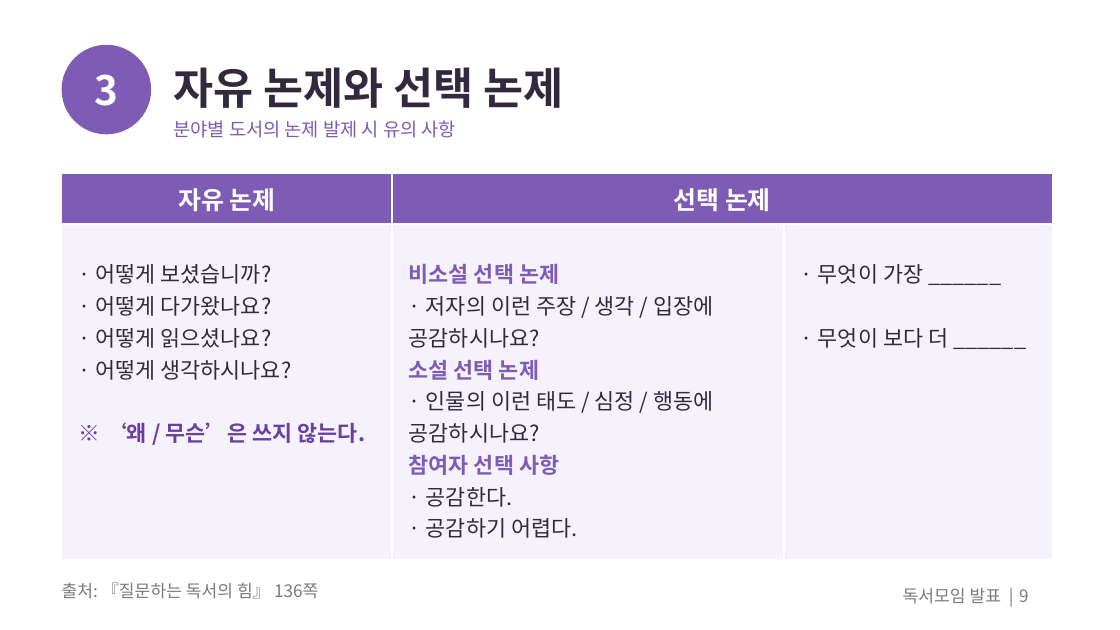
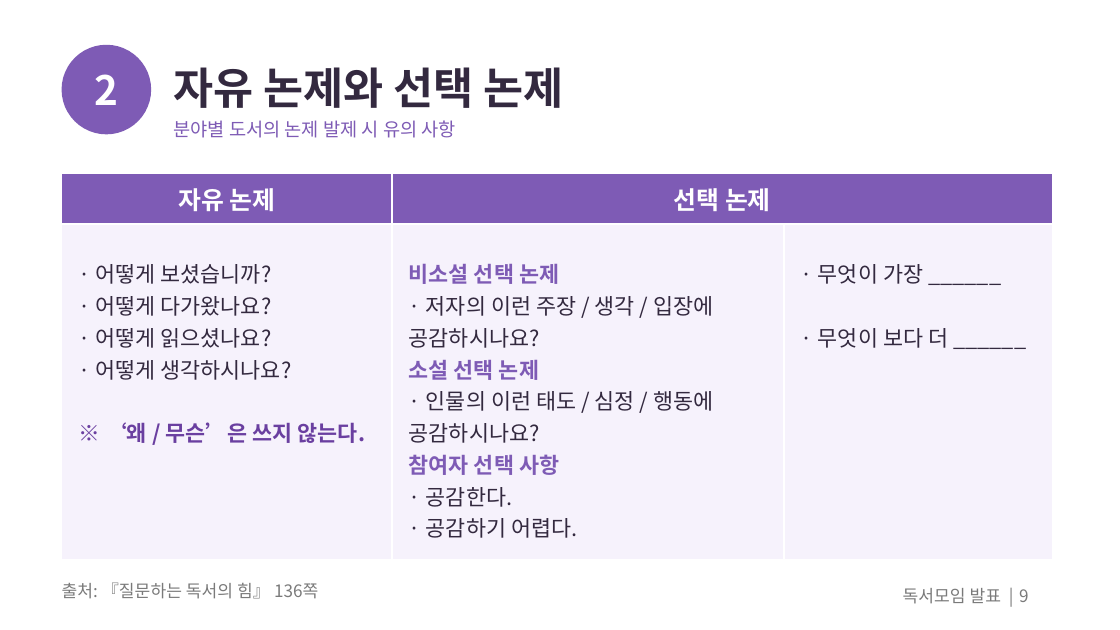
Before and after one commit to outis-books/bookclub, a slide deck: slide 9 of question-reading/question-reading.pptx. Drawn at 1120x630 pixels with LibreOffice and Linux fonts; fonts in the diff are those of the drawing. Boxes give left, top, right and bottom in pixels: in the first picture for what was removed or moved away, otherwise in the second. Text is boxed around its words. In the diff, an @@ line names an element or a change of style, - is before the commit and + after.

```diff
--- a/question-reading/question-reading.pptx
+++ b/question-reading/question-reading.pptx
@@ text at [94, 74, 118, 105]: text changed @@
-3
+2
```
Also in this commit, not shown: 2 other slides changed, 5 other files.
